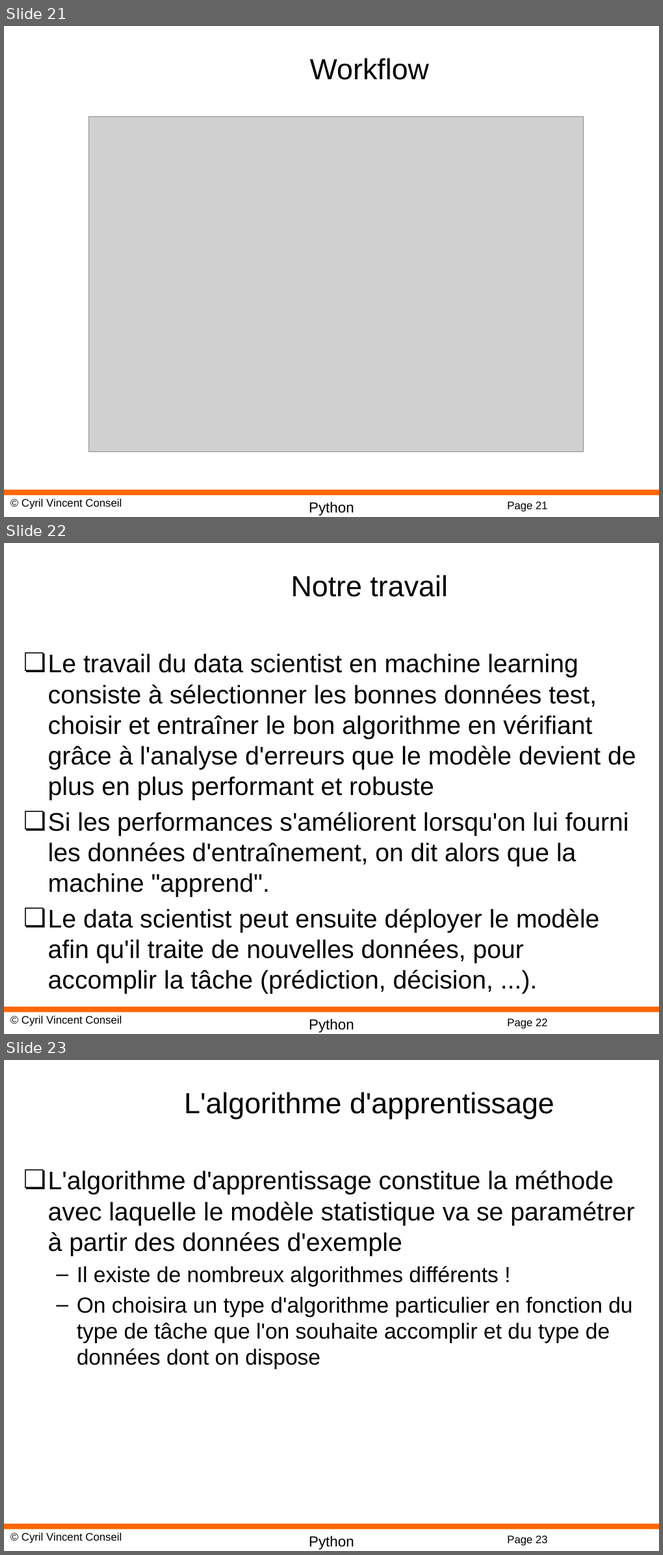
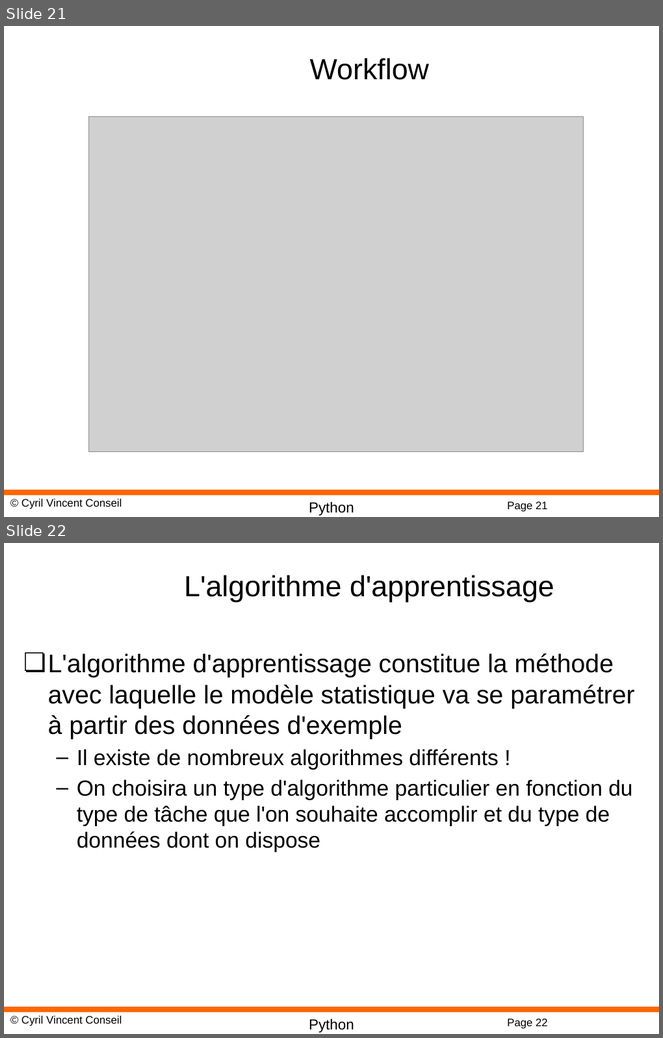
Before and after one commit to cyrilvincent/bigdata, a slide deck: ppt/BigData04-MachineLearning.pptx. Shown one above the other, each under a label of ours: slides 21, 22 and 23 before the commit, slides 21 and 22 after it. The pictures are 663x1555 and 663x1038 pixels, drawn with LibreOffice and Linux fonts; fonts in the diff are those of the drawing; grey boxes stand for pictures; background and template pictures are left out. Boxes give left, top, right and bottom in pixels: in the first picture for what was removed or moved away, otherwise in the second. Text is boxed around its words. In the diff, an @@ line names an element or a change of style, - is before the commit and + after.

```diff
--- a/ppt/BigData04-MachineLearning.pptx
+++ b/ppt/BigData04-MachineLearning.pptx
@@ slide 22 removed at [4,543,659,1034], background #FFFFFF; not listed: 4 template elements that a slide beside it also shows @@
@@ title removed at [291,575,447,597] @@
-Notre travail
@@ text removed at [48,653,636,994] @@
-❏ Le travail du data scientist en machine learning consiste à sélectionner les bonnes données test, choisir et entraîner le bon algorithme en vérifiant grâce à l'analyse d'erreurs que le modèle devient de plus en plus performant et robuste
-❏ Si les performances s'améliorent lorsqu'on lui fourni les données d'entraînement, on dit alors que la machine "apprend".
-❏ Le data scientist peut ensuite déployer le modèle afin qu'il traite de nouvelles données, pour accomplir la tâche (prédiction, décision, ...).
@@ what was slide 23 is now slide 22 @@
@@ page number at [507,1019,548,1029]: text changed @@
-Page 23
+Page 22
```
Also in this commit, not shown: 4 other slides removed, 13 other files.
